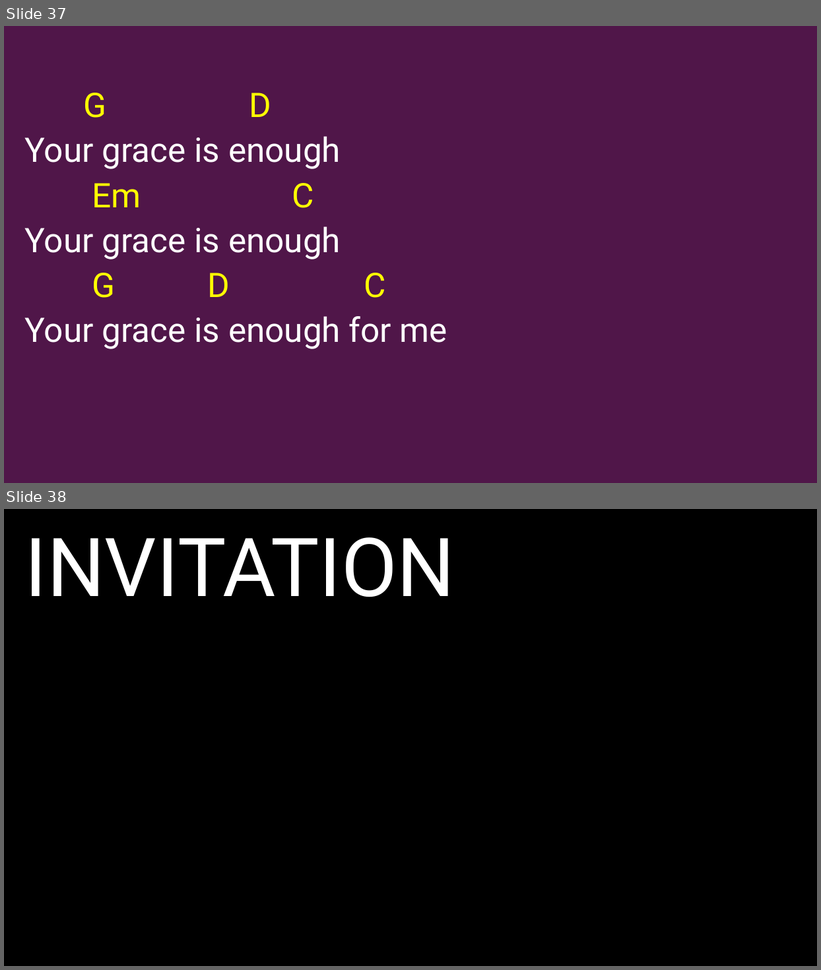
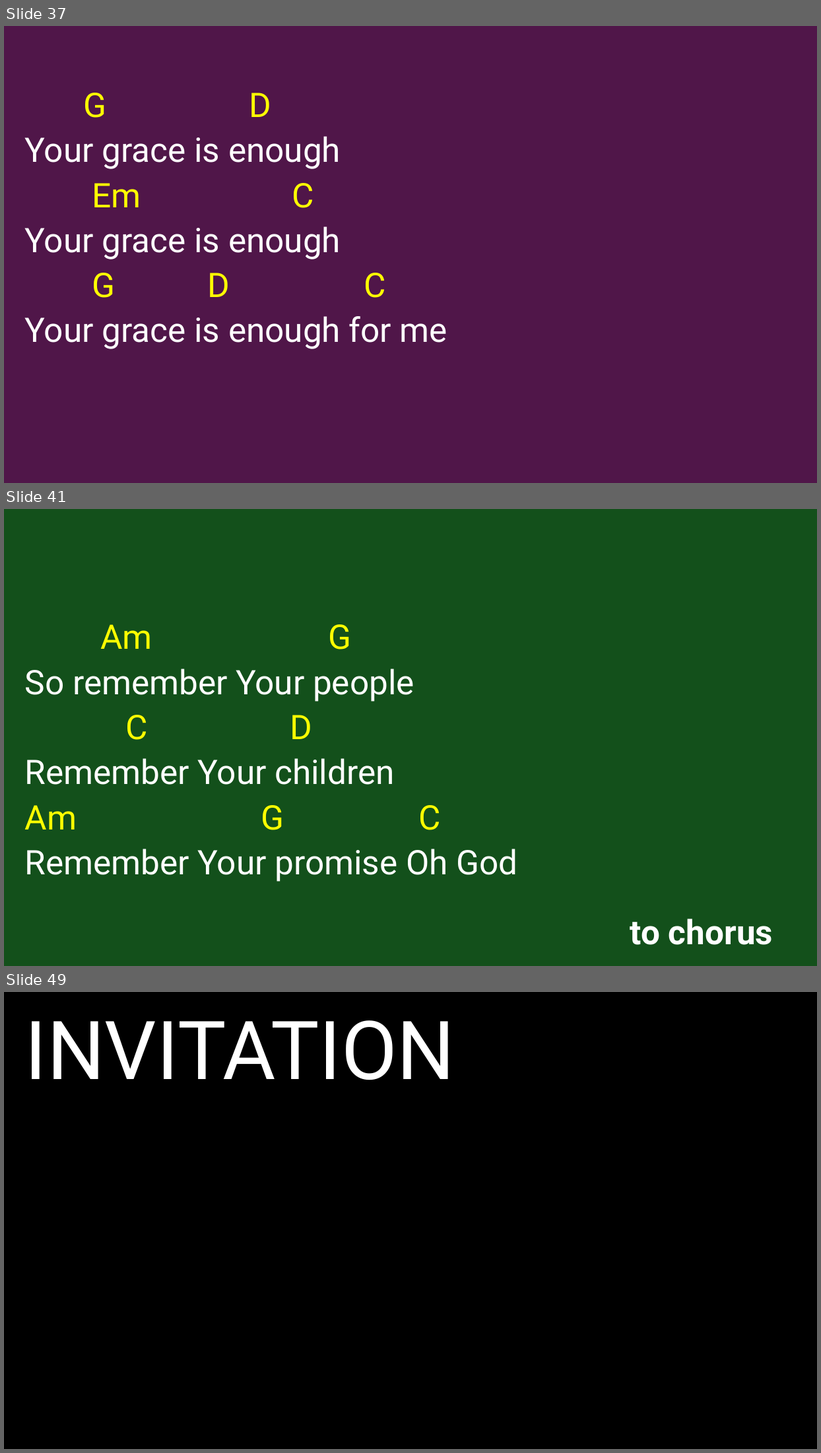
Before and after one commit to kendall412/worship, a slide deck: set/2026-09-13 ECBC-CH.pptx. Shown one above the other, each under a label of ours: slides 37 and 38 before the commit, slides 37, 41 and 49 after it; the slides between them are not shown. The pictures are 821x970 and 821x1453 pixels, drawn with LibreOffice and Linux fonts; fonts in the diff are those of the drawing. Boxes give left, top, right and bottom in pixels: in the first picture for what was removed or moved away, otherwise in the second. Text is boxed around its words. In the diff, an @@ line names an element or a change of style, - is before the commit and + after.

```diff
--- a/set/2026-09-13 ECBC-CH.pptx
+++ b/set/2026-09-13 ECBC-CH.pptx
@@ slide 41 added at (4, 509, 817, 966), background #13501B @@
@@ subtitle added at (25, 625, 517, 882), 40 pt, text #FFFFFF @@
+Am G
+So remember Your people
+C D
+Remember Your children
+Am G C
+Remember Your promise Oh God
@@ text added at (630, 919, 773, 945), 40 pt, text #FFFFFF, bold @@
+to chorus
@@ what was slide 38 is now slide 49 @@
```
Also in this commit, not shown: 10 other slides added.
